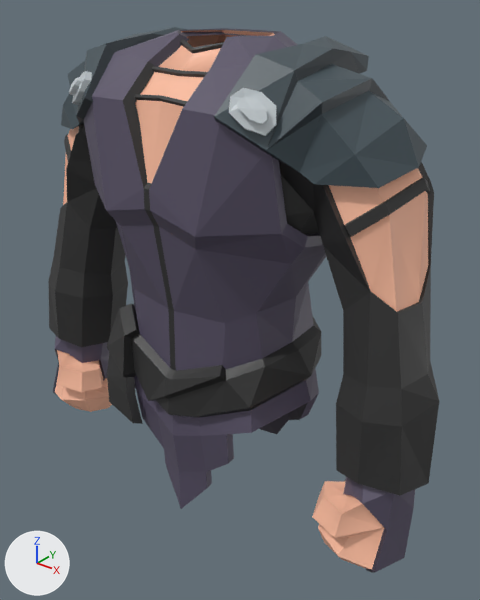
A saved change to the COLLADA model Models/Blend/Chestplate/RareWizardChestplate.dae.
Rendered twice from a 50 mm lens placed at (4.28, -4.93, 7.32), pointed at (0.13, 0.25, 4.11). The lights are fixed; the arrows at lower left show +X, +Y and +Z.

In view in the first picture: 'Outfit'.
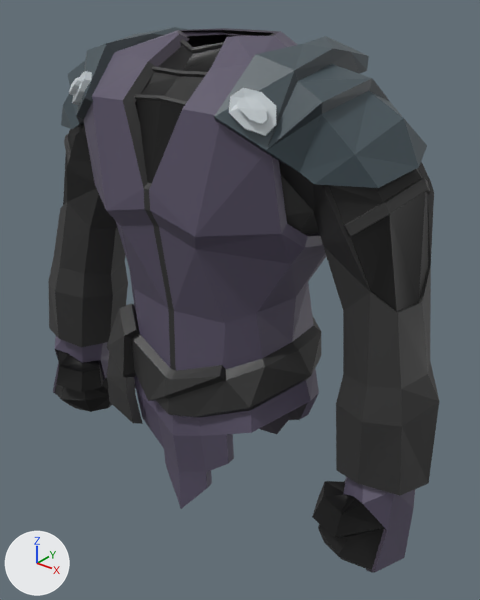
Pixel boxes [x1, y1, x2, y2] of what changed, in the pictures (480 x 600 px):
part 1 of me_untitled_011, recoloured (beige to black): [55, 30, 428, 570] in both

What changed in the scene script:
```text
Change me_untitled_011:
    where me_untitled_011.from_pydata(...)  # 1031 vertices, 1761 faces; spans x -2.64..2.64, y -0.93..1.43, z 1.7..6.86
    used by ob_outfit; location = (0.0, 0.0, 0.0)
    me_untitled_011 part 1: 164 faces centred in x -2.31..2.31, y -0.88..0.65, z 2.07..6.76 are repainted in the vertex colours; the middle colour goes from beige #ffbfa1 to black #000000
```
